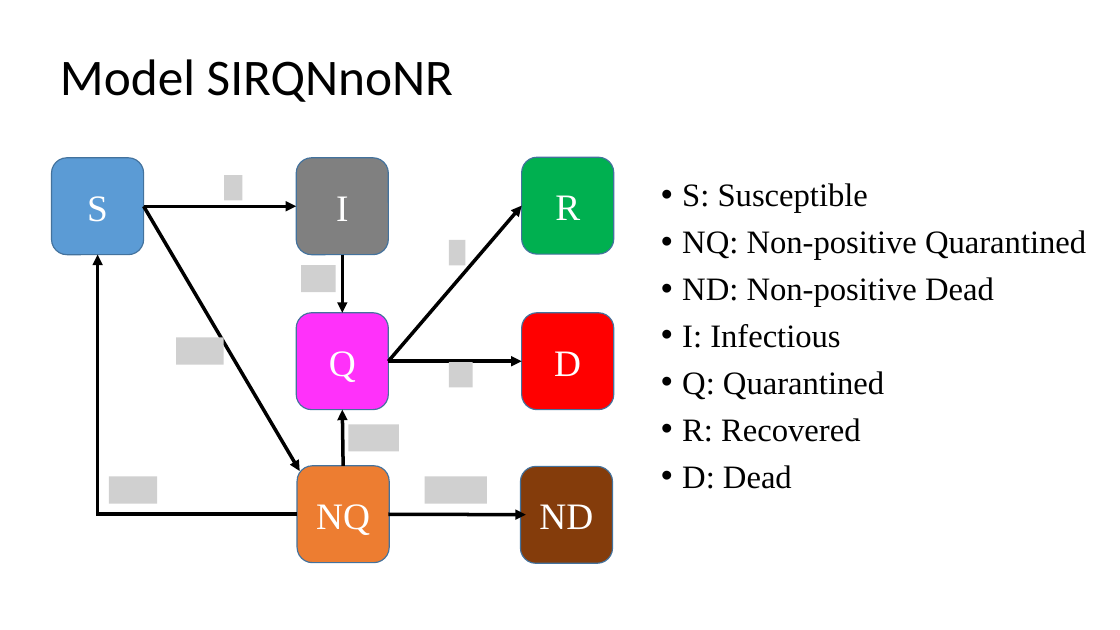
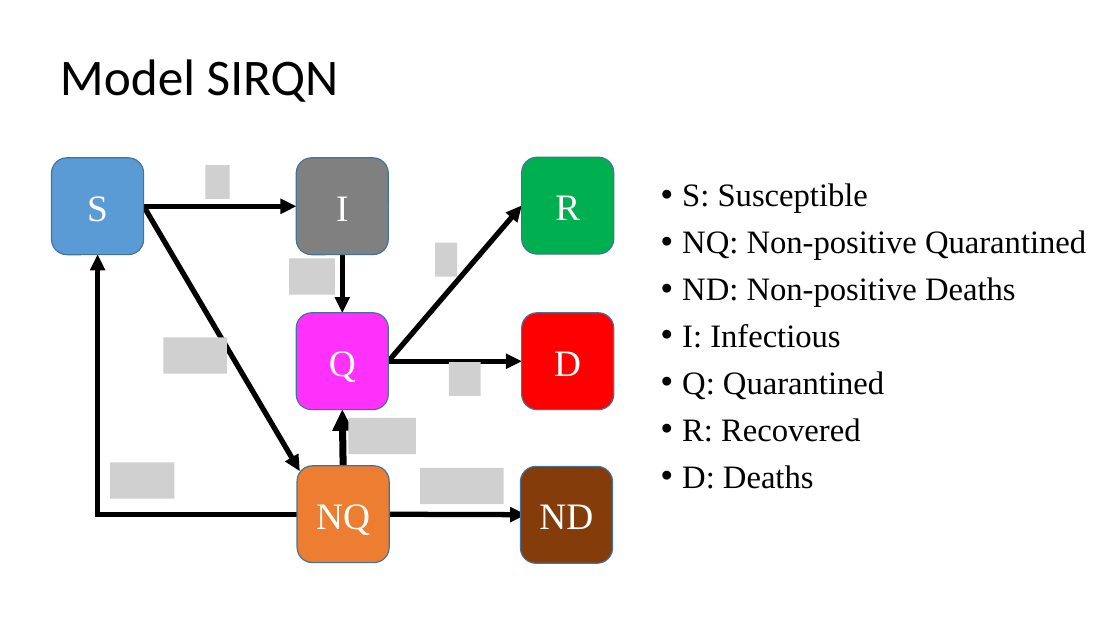
Before and after one commit to BagaskaraPutra/Indonesia-COVID19-Model-Fitting-and-Simulation, a slide deck: slide 2 of CobacobaModelIstilahBaru.pptx. Drawn at 1120x630 pixels with LibreOffice and Linux fonts; fonts in the diff are those of the drawing; grey boxes stand for pictures. Boxes give left, top, right and bottom in pixels: in the first picture for what was removed or moved away, otherwise in the second. Text is boxed around its words. In the diff, an @@ line names an element or a change of style, - is before the commit and + after.

```diff
--- a/CobacobaModelIstilahBaru.pptx
+++ b/CobacobaModelIstilahBaru.pptx
@@ title at bbox=[60, 59, 338, 102]: text changed @@
-Model SIRQNnoNR
+Model SIRQN
@@ picture added at bbox=[205, 166, 229, 199] @@
@@ picture removed at bbox=[224, 175, 243, 200] @@
@@ arrow (144, 207) - (297, 207): stroke #000000 3 pt to #000000 4.5 pt @@
@@ arrow (144, 207) - (300, 471): stroke #000000 3 pt to #000000 4.5 pt @@
@@ arrow (388, 361) - (522, 206): stroke #000000 3 pt to #000000 4.5 pt @@
@@ elbow arrow (297, 514) - (97, 255): stroke #000000 3 pt to #000000 4.5 pt @@
@@ picture: place and size @@
-picture at bbox=[302, 266, 336, 292]
+picture at bbox=[289, 259, 335, 295]
@@ arrow (342, 255) - (342, 313): stroke #000000 3 pt to #000000 4.5 pt @@
@@ picture added at bbox=[435, 243, 457, 276] @@
@@ picture removed at bbox=[449, 240, 465, 266] @@
@@ text at bbox=[682, 277, 1016, 306]: text changed @@
-• ND: Non-positive Dead
+• ND: Non-positive Deaths
@@ picture: place and size @@
-picture at bbox=[176, 338, 224, 365]
+picture at bbox=[164, 338, 228, 374]
@@ arrow (388, 361) - (522, 361): stroke #000000 3 pt to #000000 4.5 pt @@
@@ picture: place and size @@
-picture at bbox=[449, 362, 472, 387]
+picture at bbox=[449, 362, 481, 396]
@@ arrow (344, 466) - (342, 410): stroke #000000 3 pt to #000000 6 pt @@
@@ picture: place and size @@
-picture at bbox=[349, 424, 399, 451]
+picture at bbox=[349, 418, 417, 454]
@@ picture: place and size @@
-picture at bbox=[109, 476, 157, 503]
+picture at bbox=[110, 462, 175, 498]
@@ picture: place and size @@
-picture at bbox=[424, 476, 486, 503]
+picture at bbox=[420, 468, 503, 504]
@@ text at bbox=[682, 465, 814, 489]: text changed @@
-• D: Dead
+• D: Deaths
@@ arrow (388, 514) - (526, 515): stroke #000000 3 pt to #000000 4.5 pt @@
```
Also in this commit, not shown: 3 other slides changed, 9 other files.
